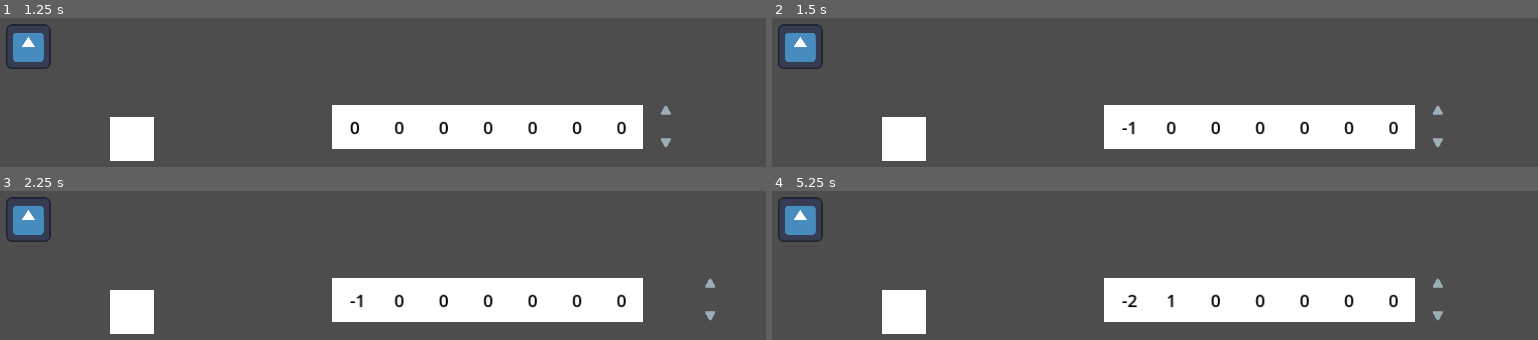
Above: before the commit, frames 1-4 (two rows, left to right).
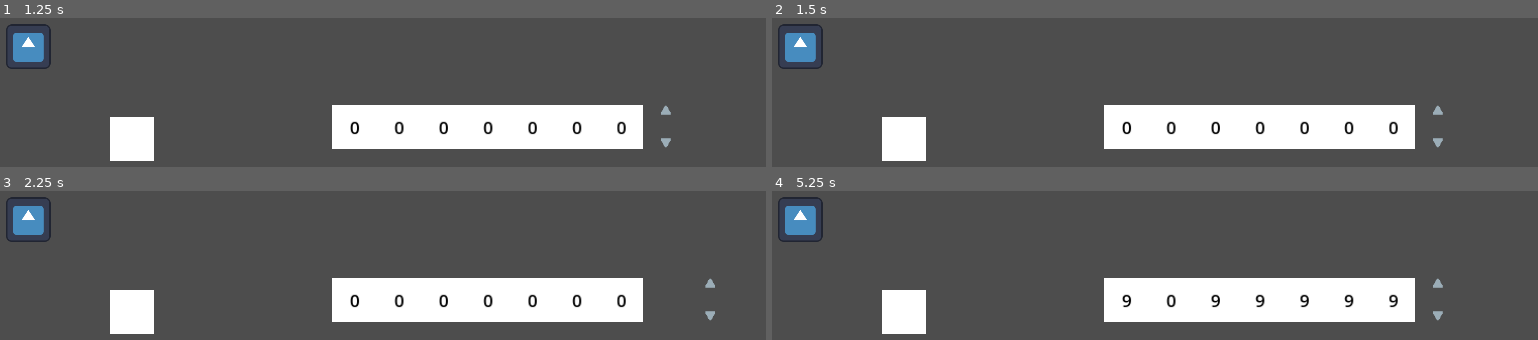
Above: after the commit, the same moments.

Repository: MatthewMa929/ShopGameTemplate
Game: Godot game, scene res://Game/main.tscn
Two runs of this game, one before a commit and one after it. Both use one fixed random seed, a clock stepped at 60 frames per second and the inputs below. The engine's default icon, where the game draws it, is replaced by a stand-in: a white triangle on a blue panel in a dark square.
Inputs:
- Up to frame 1 (1.25 s): tap Enter at 0.5 s; hold D (MoveDigitRight) from 0.53 s (still down)
- Up to frame 2 (1.5 s): tap Space at 1.25 s; release D (MoveDigitRight) at 1.28 s; hold S (MoveDigitDown) from 1.28 s (still down)
- Up to frame 3 (2.25 s): tap Enter at 2 s; release S (MoveDigitDown) at 2.03 s; hold D (MoveDigitRight) from 2.03 s (still down)
- Up to frame 4 (5.25 s): tap Space at 2.75, 4.25 s; release D (MoveDigitRight) at 2.78 s; hold W (MoveDigitUp) 2.78-3.53 s; tap Enter at 3.5 s; hold A (MoveDigitLeft) 3.53-5.03 s; hold S (MoveDigitDown) from 5.03 s (still down)

Frame 1 is identical in both runs. In frame 2, 0.1% of the frame differs, in the area x 45-48%, y 69-79%; in frame 3, 0.1%; in frame 4, 0.5%, in the area x 45-82%, y 69-79%.

Commit message:
Carry digits working :)

Diff:
--- a/Game/NegotiateScreen.gd
+++ b/Game/NegotiateScreen.gd
@@ -23,9 +23,9 @@
 		dec_icon.position.x += 64
 		digit_ptr -= 1
 	if Input.is_action_just_pressed("MoveDigitUp"):
-		price_digit_arr[digit_ptr].text = "[color=black]" + str(int(price_digit_arr[digit_ptr].text) + 1)
+		increase_digit(digit_ptr)
 	if Input.is_action_just_pressed("MoveDigitDown"):
-		price_digit_arr[digit_ptr].text = "[color=black]" + str(int(price_digit_arr[digit_ptr].text) - 1)
+		decrease_digit(digit_ptr)
 
 func duplicate_button(num):
 	var new_price_box = price_box.duplicate(true)
@@ -39,5 +39,29 @@
 	add_child(new_price_digit)
 	add_child(new_price_box)
 
-func change_price(new_price):
-	pass
+func change_digit_text(new_digit_text, ptr=digit_ptr):
+	price_digit_arr[ptr].text = "[color=black]" + str(new_digit_text)
+
+func increase_digit(curr_digit):
+	if curr_digit > Global.max_digits:
+		return false
+	if int(price_digit_arr[curr_digit].text) == 9:
+		if increase_digit(curr_digit + 1):
+			change_digit_text(0, curr_digit)
+			return true
+		else:
+			return false
+	change_digit_text(int(price_digit_arr[curr_digit].text) + 1, curr_digit)
+	return true
+
+func decrease_digit(curr_digit):
+	if curr_digit > Global.max_digits:
+		return false
+	if int(price_digit_arr[curr_digit].text) == 0:
+		if decrease_digit(curr_digit + 1):
+			change_digit_text(9, curr_digit)
+			return true
+		else:
+			return false
+	change_digit_text(int(price_digit_arr[curr_digit].text) - 1, curr_digit)
+	return true
Not shown, added: Game/negFAE0.tmp
